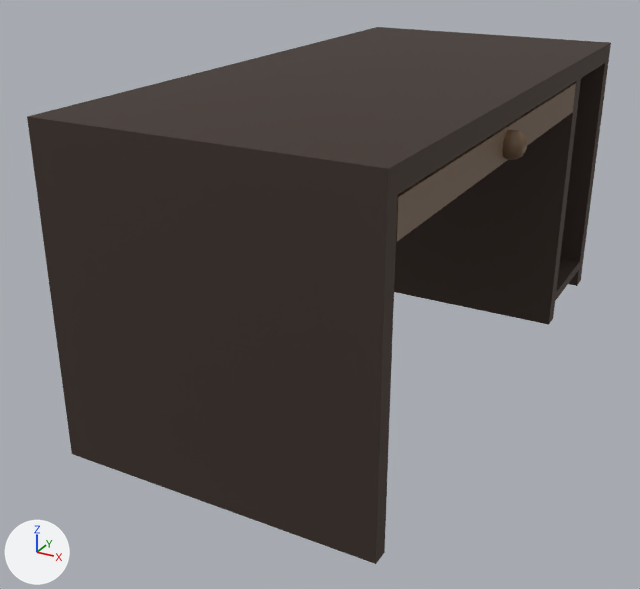
One commit to the Blender file DeeperAndDeeper/Assets/AssetsDeeperAndDeeper/Art/Models/Blend/desktop.blend: the scene before it, then after it.
One viewpoint serves both versions: a 50 mm lens placed at (2.44, -6.3, 2.98), pointed at (-0.23, -1.43, 0.54). Lighting does not change. The marker at lower left points along +X, +Y and +Z.

Names of what the first picture shows: 'Bureau', 'Tiroir'.
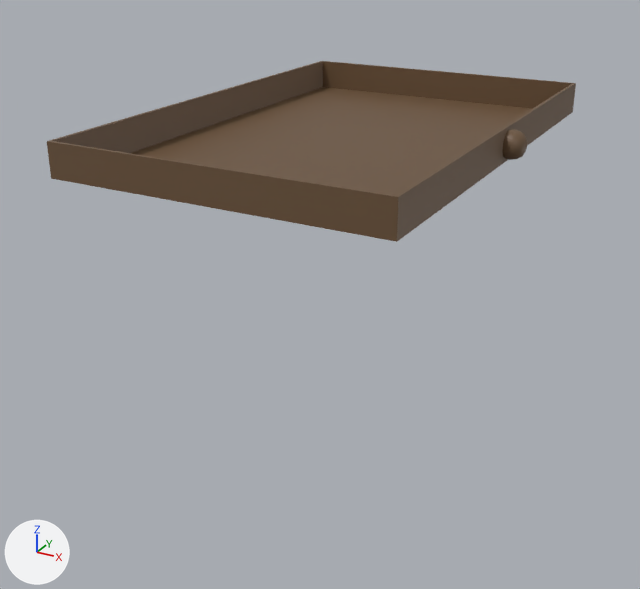
Commit message: desktop avec tiroir visible

What changed in the scene script:
```text
Change ob_bureau:
    add ob_bureau.hide_set(True)
```

Location of each change, [x1, y1, x2, y2] in pixels of the pictures (640 x 589 px):
'Bureau', hidden
    before: [27, 27, 611, 564]
'Tiroir', unchanged, uncovered by the edit
    before: [396, 83, 576, 242]
    after: [47, 61, 576, 242]
